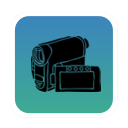
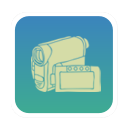
Layers edited between the first and the second 128×128 image:
painted on "Paint Layer 2 (pasted)" over [31, 36, 101, 92]
painted on "Copy of Transparency Mask 1" over [31, 36, 101, 92]
